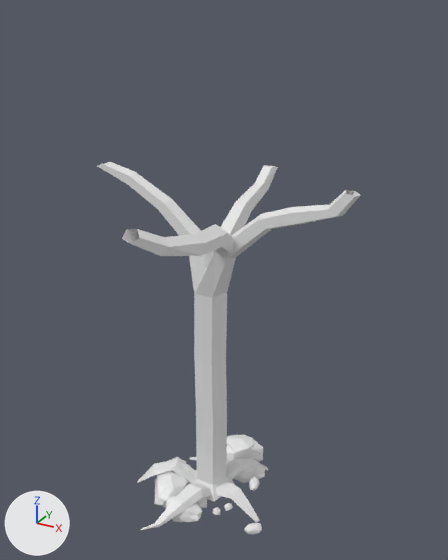
An edit to the Blender file Assets/Models/Environment/Tree03.blend, drawn before and after from the same camera.
Camera for both pictures: a 50 mm camera at (6.82, -11.67, 11.72) aimed at (0.23, 0.32, 5.72). The lights are fixed; the arrows at lower left show +X, +Y and +Z.
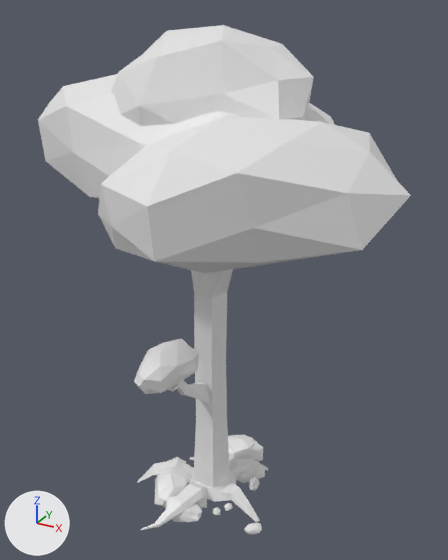
Location of each change, (x1, y1, x2, y2) in pixels of the pictures (448 x 560 px; the box of a moved part takes in the faces that stretch with it):
'Cylinder', reshaped (41% wider, 37% taller): before (97, 162, 361, 534); after (38, 25, 411, 534)
part 1 of me_cylinder, added: after (98, 117, 411, 273)
part 2 of me_cylinder, added: after (38, 74, 241, 198)
part 3 of me_cylinder, added: after (304, 103, 335, 125)
part 4 of me_cylinder, added: after (111, 25, 314, 126)
part 5 of me_cylinder, added: after (134, 338, 199, 394)
part 6 of me_cylinder, built on: before (137, 358, 246, 512); after (137, 360, 246, 513)
part 7 of me_cylinder, built on: before (221, 165, 361, 232)
part 8 of me_cylinder, moved or reshaped (not visible afterwards): before (122, 229, 169, 256)

What the commit changed:
me_cylinder is used by ob_cylinder; location (0.0, 0.0, 0.38); scale (0.4, 0.4, 0.4).
Verts and faces of me_cylinder; kept vertices keep their numbers, new ones are numbered from 536.
Before the commit, vertices of me_cylinder: 100 (1.3, -8.2, 19.0) at pixel (139, 237), 101 (1.0, -8.6, 18.8) at pixel (130, 243), 102 (0.5, -8.5, 19.0) at pixel (121, 238), 103 (0.5, -8.2, 19.3) at pixel (126, 229), 104 (1.0, -7.9, 19.3) at pixel (137, 229).
me_cylinder had 536 vertices, 784 faces and spanned x -7.7..8.9, y -8.6..8.5, z -2.6..20.3.
me_cylinder now has 790 vertices, 1228 faces and spans x -11.1..11.5, y -10.3..10.6, z -2.6..27.6.
me_cylinder part 1: a new loose piece of 42 vertices spanning x -0.7..11.5, y -10.3..0.5, z 17.8..24.1.
me_cylinder part 2: a new loose piece of 42 vertices spanning x -11.1..5.9, y -6.5..2.6, z 18.9..25.2.
me_cylinder part 3: a new loose piece of 42 vertices spanning x -3.6..8.1, y -5.4..10.6, z 17.6..24.3.
me_cylinder part 4: a new loose piece of 42 vertices spanning x -4.4..6.2, y -5.3..3.3, z 21.5..27.6.
me_cylinder part 5: a new loose piece of 42 vertices spanning x -1.7..1.1, y -6.7..-2.2, z 9.0..11.1.
Part 6, on me_cylinder:
6 vertices are removed from x -1.6..0.0, y 0.3..1.8, z -1.8..-1.0.
16 faces are deleted.
29 vertices move from x -4.0..2.4, y -1.9..1.8, z -1.8..-0.6 to x -3.9..2.4, y -1.9..1.8, z -1.9..-0.8.
26 vertices are added at x -1.1..0.4, y -5.5..1.2, z -1.1..9.5.
36 new faces join them.
Part 7, on me_cylinder:
2 faces are deleted.
3 vertices in x 5.5..8.9, y -1.4..-0.8, z 18.4..20.2 move by (0.1, 0.1, -0.2).
21 vertices move from x -0.4..8.8, y -1.3..8.5, z 17.3..20.3 to x -0.4..8.8, y -1.3..8.4, z 17.4..20.2.
24 vertices are added at x -0.3..2.9, y -0.7..3.0, z 16.6..18.9.
26 new faces join them.
Part 8, on me_cylinder:
Vertex 100 moves to (1.2, -8.1, 19.1).
Vertex 101 moves to (1.0, -8.4, 19.0).
Vertex 102 moves to (0.5, -8.4, 19.1).
Vertex 103 moves to (0.5, -8.1, 19.3).
Vertex 104 moves to (0.9, -7.9, 19.3).
